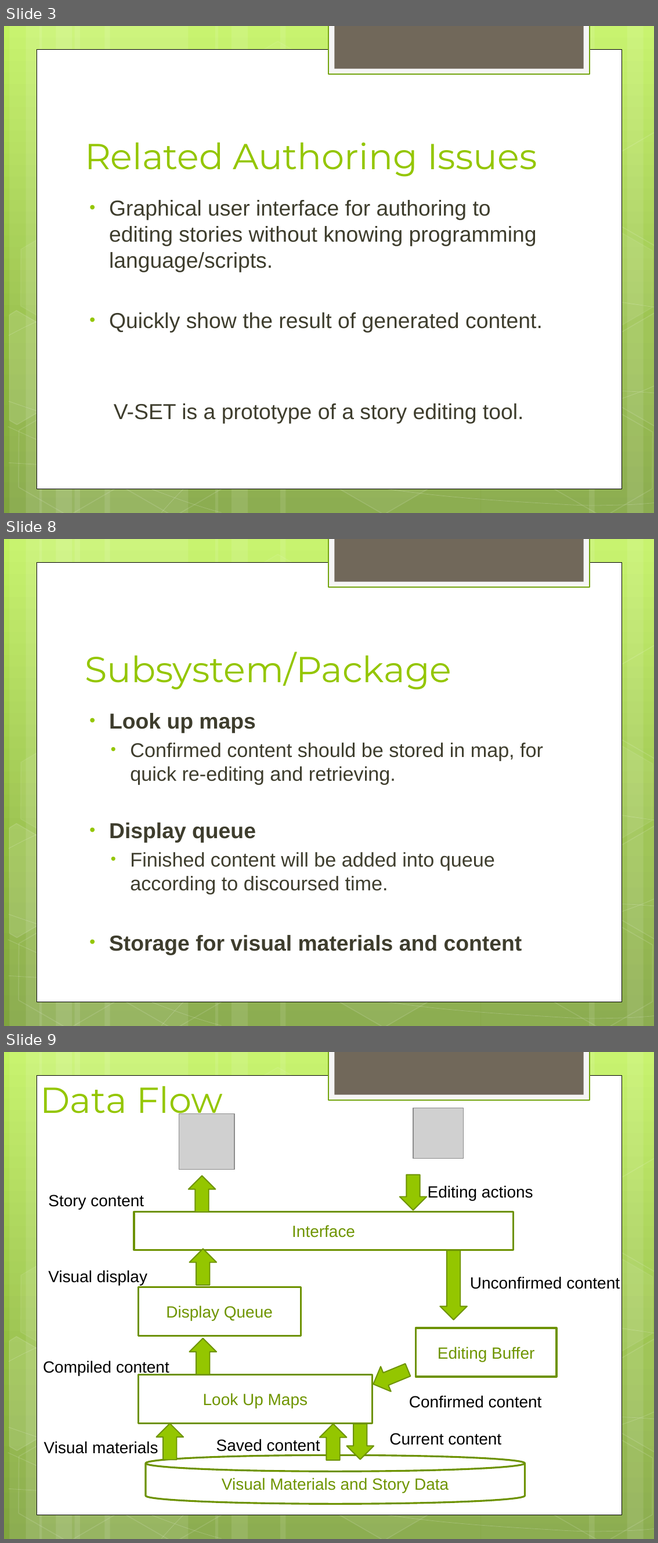
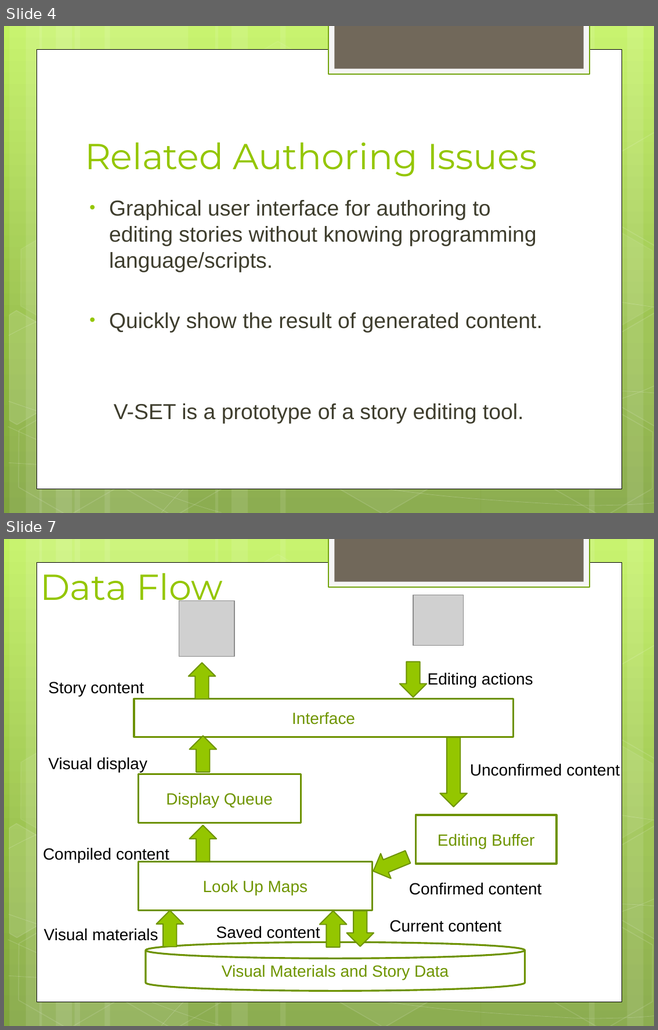
Before and after one commit to RimiChen/2016_V_SET, a slide deck: V-SET_v2_Final_Project.pptx. Shown one above the other, each under a label of ours: slides 3, 8 and 9 before the commit, slides 4 and 7 after it; the slides between them are not shown. The pictures are 658x1543 and 658x1030 pixels, drawn with LibreOffice and Linux fonts; fonts in the diff are those of the drawing; grey boxes stand for pictures. Boxes give left, top, right and bottom in pixels: in the first picture for what was removed or moved away, otherwise in the second. Text is boxed around its words. In the diff, an @@ line names an element or a change of style, - is before the commit and + after.

```diff
--- a/V-SET_v2_Final_Project.pptx
+++ b/V-SET_v2_Final_Project.pptx
@@ slide 8 removed at (x1=4, y1=539, x2=654, y2=1026), background gradient #C3F35F to #93BF3F to #81A53E; not listed: 31 template elements that a slide beside it also shows @@
@@ title removed at (x1=85, y1=652, x2=451, y2=690) @@
-Subsystem/Package
@@ text removed at (x1=109, y1=713, x2=543, y2=955) @@
-• Look up maps
-  • Confirmed content should be stored in map, for quick re-editing and retrieving.
-• Display queue
-  • Finished content will be added into queue according to discoursed time.
-• Storage for visual materials and content
@@ what was slide 3 is now slide 4 @@
@@ what was slide 9 is now slide 7 @@
```
Also in this commit, not shown: 5 slides changed, 7 slides added, 2 other slides removed, 45 other files.
